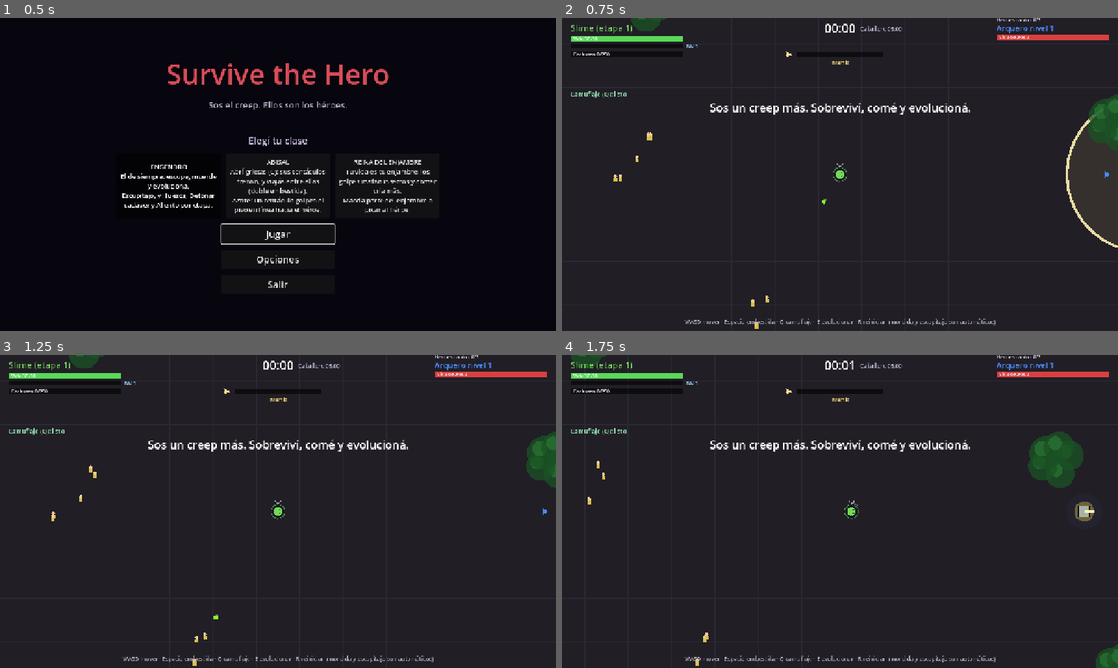
Above: before the commit, frames 1-4 (two rows, left to right).
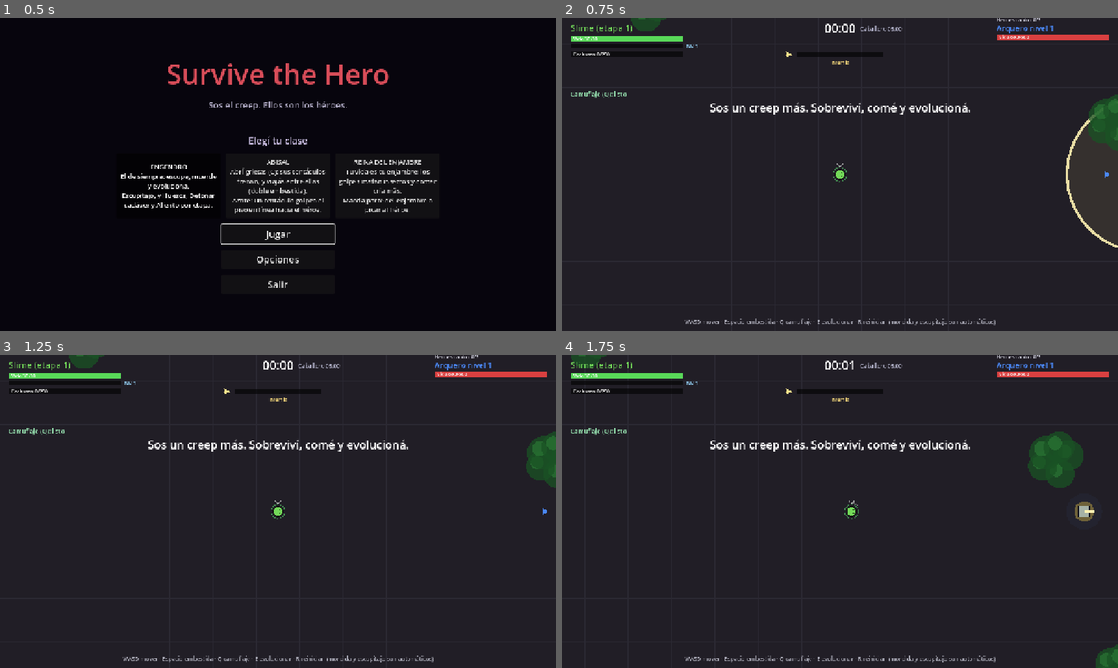
Above: after the commit, the same moments.

Repository: FedeOsorio/survive-the-hero
Game: Godot game, scene res://scenes/menu.tscn
The game is run twice, just before and just after one commit, with the same random seed, the same clock (stepped at 60 frames per second) and the same inputs.
Inputs (mouse positions are in pixels of both pictures, inside the frame that each line leads up to):
- Up to frame 1 (0.5 s): no input
- Up to frame 2 (0.75 s): click "Jugar" at 0.5 s
- Up to frame 3 (1.25 s): no input
- Up to frame 4 (1.75 s): tap Enter (pick_confirm) at 1.25 s; move the mouse to (962, 495) at 1.27 s; hold D (move_right) from 1.28 s (still down); tap Space (dash) at 1.35 s; click (962, 495) at 1.42 s

Frame 1 is identical in both runs. In frame 2, 0.1% of the frame differs, in the area x 9-48%, y 36-100%; in frame 3, 0.1%; in frame 4, less than 0.1%.

Commit message:
Tanda S6-c: civiles lejos de la pelea
Claude-Session: https://claude.ai/code/session_0131SmXs6jCLqLr1EGxSzfTS

Diff:
--- a/scripts/balance.gd
+++ b/scripts/balance.gd
@@ -58,14 +58,15 @@
 # Civiles: comida que huye de vos, lejos del héroe.
 const CIVILIANS_START := 20
 const CIVILIANS_MAX := 30
-const CIVILIAN_RESPAWN := 3.0 # cada tanto aparece un caserío
+const CIVILIAN_RESPAWN := 6.0 # cada tanto aparece un caserío (S6-c: era 3)
 # Aparecen en grupos, en un anillo alrededor del creep y lejos del héroe.
 const CIVILIAN_GROUP_MIN := 2
 const CIVILIAN_GROUP_MAX := 4
 const CIVILIAN_GROUP_SPREAD := 40.0
-const CIVILIAN_RING_MIN := 350.0 # del creep
-const CIVILIAN_RING_MAX := 800.0
-const CIVILIAN_MIN_HERO_DIST := 300.0
+const CIVILIAN_RING_MIN := 600.0 # del creep (S6-c: era 350)
+const CIVILIAN_RING_MAX := 1000.0 # S6-c: era 800
+const CIVILIAN_MIN_HERO_DIST := 600.0 # lejos de la pelea (S6-c: era 300)
+const CIVILIAN_PLACE_TRIES := 8 # sin lugar que cumpla, ese caserío no aparece
 # Esquivan a la horda (solo visual: la horda no los daña).
 const CIVILIAN_DODGE_RADIUS := 40.0
 const CIVILIAN_DODGE_SPEED := 0.6
--- a/scripts/main.gd
+++ b/scripts/main.gd
@@ -207,15 +207,19 @@
 
 ## Los civiles aparecen lejos del héroe, para que comer sea una alternativa a robarle.
 ## Un caserío de 3 a 5 civiles en un anillo alrededor del creep, lejos del héroe.
+## Si no hay lugar que cumpla en CIVILIAN_PLACE_TRIES intentos, no aparece.
 func spawn_civilian_group() -> void:
 	var center := Vector2.ZERO
+	var found := false
 	var inner := Rect2(Vector2(60, 60), B.ARENA_SIZE - Vector2(120, 120))
-	for i in 15:
+	for i in B.CIVILIAN_PLACE_TRIES:
 		var dist := rng.randf_range(B.CIVILIAN_RING_MIN, B.CIVILIAN_RING_MAX)
 		center = player.position + Vector2.from_angle(rng.randf() * TAU) * dist
 		if inner.has_point(center) and not heroes.any_within(center, B.CIVILIAN_MIN_HERO_DIST):
+			found = true
 			break
-	center = center.clamp(inner.position, inner.end)
+	if not found:
+		return
 	var n := mini(rng.randi_range(B.CIVILIAN_GROUP_MIN, B.CIVILIAN_GROUP_MAX), B.CIVILIANS_MAX - civilians.size())
 	for i in n:
 		var c = Civilian.new()
